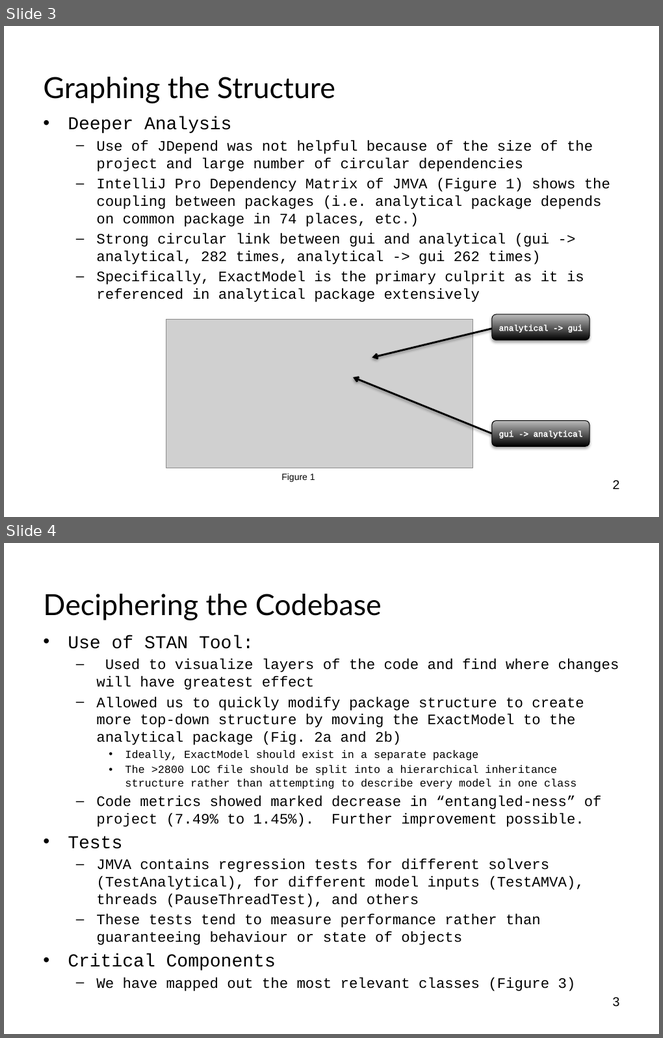
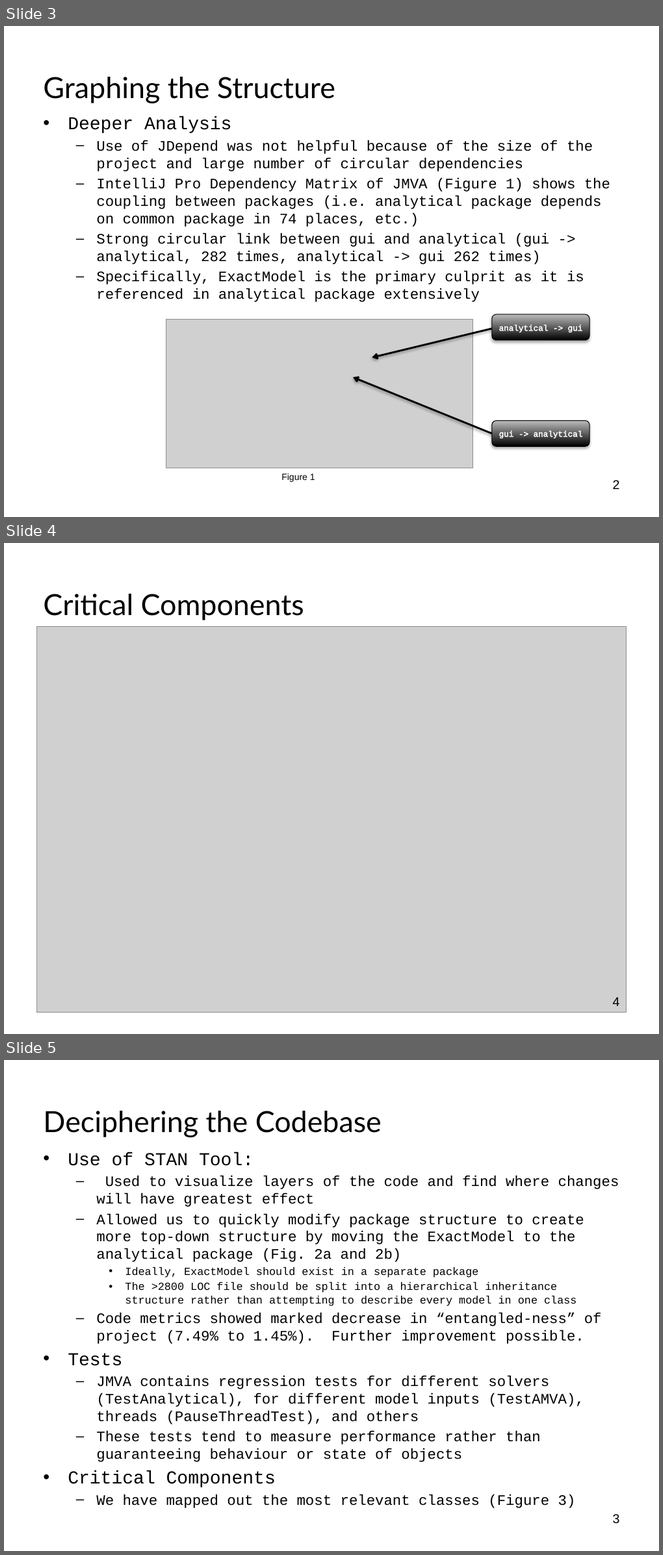
Before and after one commit to pavelgrib/SE_CW1, a slide deck: jmva_presentation.pptx. Shown one above the other, each under a label of ours: slides 3 and 4 before the commit, slides 3, 4 and 5 after it. The pictures are 663x1038 and 663x1555 pixels, drawn with LibreOffice and Linux fonts; fonts in the diff are those of the drawing; grey boxes stand for pictures; background and template pictures are left out. Boxes give left, top, right and bottom in pixels: in the first picture for what was removed or moved away, otherwise in the second. Text is boxed around its words. In the diff, an @@ line names an element or a change of style, - is before the commit and + after.

```diff
--- a/jmva_presentation.pptx
+++ b/jmva_presentation.pptx
@@ slide 4 added at (4,543,659,1034), background picture (left out) @@
@@ title added at (43,594,304,620), 32 pt, text #000000 @@
+Critical Components
@@ picture added at (36,627,627,1014) @@
@@ page number added at (613,997,620,1006), 14 pt, text #000000 @@
+4
@@ what was slide 4 is now slide 5 @@
```
Also in this commit, not shown: 2 slides changed.
